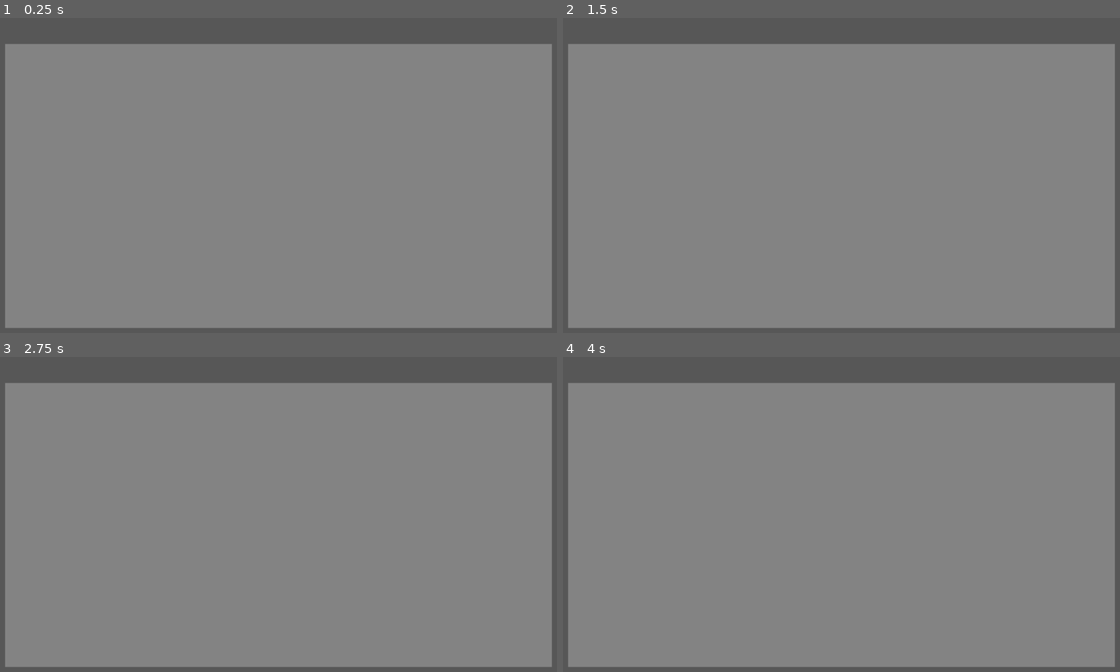
Above: before the commit, frames 1-4 (two rows, left to right).
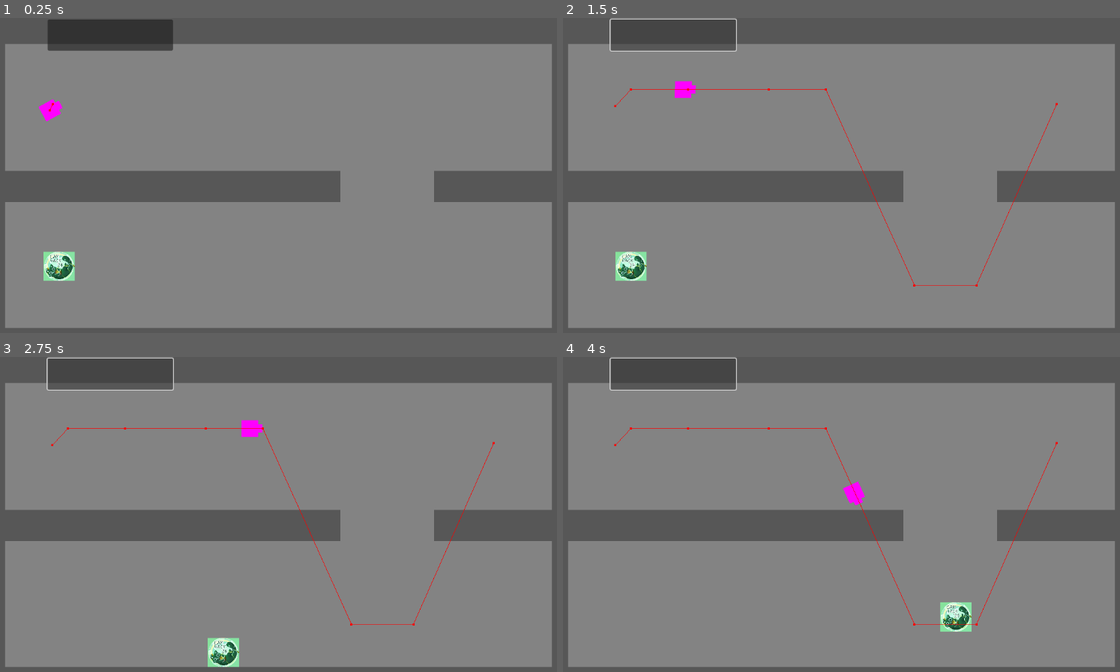
Above: after the commit, the same moments.

Repository: AmirH32/Bot-Or-Not
Game: Godot game, scene res://scenes/world.tscn
Same seed, same stepped clock (60 frames per second), same inputs: the game is played once before the commit and once after it.
Inputs (mouse positions are in pixels of both pictures, inside the frame that each line leads up to):
- Up to frame 1 (0.25 s): no input
- Up to frame 2 (1.5 s): click (674, 33) at 0.52 s; hold Right (ui_right) from 1.28 s (still down)
- Up to frame 3 (2.75 s): release Right (ui_right) at 2.03 s; hold Down (ui_down) from 2.03 s (still down)
- Up to frame 4 (4 s): release Down (ui_down) at 2.78 s; hold Right (ui_right) 2.78-3.53 s; hold Up (ui_up) from 3.53 s (still down)

The runs differ from the first frame. In frame 1, 11% of the frame differs, in the area x 0-100%, y 0-84%; in frame 2, 9.8%; in frame 3, 9.8%; in frame 4, 9.8%.

Commit message:
added two levels and other minor changes

Diff:
--- a/project.godot
+++ b/project.godot
@@ -18,6 +18,10 @@
 [dotnet]
 
 project/assembly_name="Bot Or Not"
+
+[global_group]
+
+navigation_polygon_source_geometry_group=""
 
 [input]
 
--- a/scenes/ai_navigation.tscn
+++ b/scenes/ai_navigation.tscn
@@ -3,13 +3,13 @@
 [ext_resource type="Script" path="res://scripts/ai_movement.gd" id="1_vih7l"]
 
 [sub_resource type="PlaceholderTexture2D" id="PlaceholderTexture2D_buids"]
-size = Vector2(64, 64)
+size = Vector2(32, 32)
 
 [sub_resource type="PlaceholderTexture2D" id="PlaceholderTexture2D_c2y5x"]
-size = Vector2(32, 32)
+size = Vector2(16, 16)
 
 [sub_resource type="CircleShape2D" id="CircleShape2D_xwt0g"]
-radius = 50.0
+radius = 32.0
 
 [node name="AI" type="Node2D" node_paths=PackedStringArray("nav", "human_detector", "human_detector_poly")]
 script = ExtResource("1_vih7l")
@@ -17,12 +17,15 @@
 rot_speed = 3.0
 speed = 400.0
 angle_tolerance = 0.2
-path = Array[Vector2]([Vector2(-500, 0), Vector2(-500, 250), Vector2(500, -100), Vector2(0, 0)])
+path = Array[Vector2]([Vector2(0, 0)])
 human_detector = NodePath("human_detector")
-fov = 1.543
+view_dist = 250.0
+fov = 0.5
 human_detector_poly = NodePath("human_detector/CollisionPolygon2D")
 
 [node name="AI_navigation" type="NavigationAgent2D" parent="."]
+path_desired_distance = 5.0
+target_desired_distance = 5.0
 avoidance_enabled = true
 radius = 100.0
 debug_enabled = true
@@ -32,7 +35,7 @@
 texture = SubResource("PlaceholderTexture2D_buids")
 
 [node name="Sprite2D2" type="Sprite2D" parent="."]
-position = Vector2(32, 0)
+position = Vector2(16, 0)
 texture = SubResource("PlaceholderTexture2D_c2y5x")
 
 [node name="human_detector" type="Area2D" parent="."]
@@ -41,7 +44,7 @@
 monitorable = false
 
 [node name="CollisionPolygon2D" type="CollisionPolygon2D" parent="human_detector"]
-polygon = PackedVector2Array(0, 0, 500, 250, 500, -250)
+polygon = PackedVector2Array(0, 0, 250, -119.856, 250, 119.856)
 
 [node name="human_collider" type="Area2D" parent="."]
 collision_layer = 4
--- a/scenes/levels/level_1.tscn
+++ b/scenes/levels/level_1.tscn
@@ -1,21 +1,35 @@
-[gd_scene load_steps=2 format=3 uid="uid://wll16wcgdkh1"]
+[gd_scene load_steps=6 format=3 uid="uid://dko75ved06bh6"]
 
-[ext_resource type="PackedScene" uid="uid://cvpihc0gxcjfm" path="res://scenes/wall.tscn" id="1_kda31"]
+[ext_resource type="PackedScene" uid="uid://vnwr3jimmylu" path="res://scenes/levels/level_template.tscn" id="1_e3uxy"]
+[ext_resource type="PackedScene" uid="uid://bke0dgo8ox7eu" path="res://scenes/wall.tscn" id="1_kda31"]
+[ext_resource type="PackedScene" uid="uid://bjea43707cf6s" path="res://scenes/ai_navigation.tscn" id="3_arjpn"]
+[ext_resource type="PackedScene" uid="uid://cd7x8bgjuhs50" path="res://scenes/movement.tscn" id="5_7xgdc"]
 
-[node name="Level1" type="Node2D"]
+[sub_resource type="NavigationPolygon" id="NavigationPolygon_gfeo7"]
+vertices = PackedVector2Array(546, 948, 716.43, 1025, 80, 1025, 436, 948, 281, 948, 171, 948, 80, 80, 171, 138, 716.43, 80, 281, 138, 716.43, 586.344, 546, 138, 835.57, 515.656, 835.57, 80, 1865, 80, 1865, 1025, 835.57, 1025, 835.57, 586.344, 716.43, 515.656, 436, 138)
+polygons = Array[PackedInt32Array]([PackedInt32Array(0, 1, 2, 3), PackedInt32Array(4, 3, 2), PackedInt32Array(5, 4, 2), PackedInt32Array(5, 2, 6, 7), PackedInt32Array(7, 6, 8, 9), PackedInt32Array(10, 1, 0, 11), PackedInt32Array(12, 13, 14, 15), PackedInt32Array(15, 16, 17), PackedInt32Array(12, 15, 17, 18), PackedInt32Array(18, 17, 10), PackedInt32Array(18, 10, 11), PackedInt32Array(8, 18, 11), PackedInt32Array(19, 3, 4, 9), PackedInt32Array(19, 9, 8), PackedInt32Array(8, 11, 19)])
+outlines = Array[PackedVector2Array]([PackedVector2Array(28, 28, 1925, 27, 1925, 1085, 19, 1085)])
+source_geometry_mode = 1
+agent_radius = 30.0
 
-[node name="Wall" parent="." instance=ExtResource("1_kda31")]
-position = Vector2(576, 25)
-scale = Vector2(1152, 50)
+[node name="Level1" instance=ExtResource("1_e3uxy")]
 
-[node name="Wall2" parent="." instance=ExtResource("1_kda31")]
-position = Vector2(25, 324)
-scale = Vector2(50, 648)
+[node name="Wall5" parent="." index="4" instance=ExtResource("1_kda31")]
+position = Vector2(355, 325)
+scale = Vector2(680, 60)
 
-[node name="Wall3" parent="." instance=ExtResource("1_kda31")]
-position = Vector2(576, 623)
-scale = Vector2(1152, 50)
+[node name="AI" parent="." index="5" instance=ExtResource("3_arjpn")]
+position = Vector2(136, 178)
+rot_speed = 2.0
+speed = 200.0
+path = Array[Vector2]([Vector2(142, 166), Vector2(990, 166), Vector2(990, 480), Vector2(560, 480)])
 
-[node name="Wall4" parent="." instance=ExtResource("1_kda31")]
-position = Vector2(1127, 324)
-scale = Vector2(50, 648)
+[node name="Wall6" parent="." index="6" instance=ExtResource("1_kda31")]
+position = Vector2(1000, 325)
+scale = Vector2(250, 60)
+
+[node name="NavigationRegion2D" type="NavigationRegion2D" parent="." index="7"]
+navigation_polygon = SubResource("NavigationPolygon_gfeo7")
+
+[node name="Node2D" parent="." index="8" instance=ExtResource("5_7xgdc")]
+position = Vector2(154, 479)
--- /dev/null
+++ b/scenes/levels/level_2.tscn
@@ -0,0 +1,68 @@
+[gd_scene load_steps=6 format=3 uid="uid://bmeh7vx53p8jy"]
+
+[ext_resource type="PackedScene" uid="uid://vnwr3jimmylu" path="res://scenes/levels/level_template.tscn" id="1_01fsc"]
+[ext_resource type="PackedScene" uid="uid://bke0dgo8ox7eu" path="res://scenes/wall.tscn" id="2_s68o3"]
+[ext_resource type="PackedScene" uid="uid://cd7x8bgjuhs50" path="res://scenes/movement.tscn" id="4_jwy16"]
+[ext_resource type="PackedScene" uid="uid://bjea43707cf6s" path="res://scenes/ai_navigation.tscn" id="4_k214p"]
+
+[sub_resource type="NavigationPolygon" id="NavigationPolygon_0larn"]
+vertices = PackedVector2Array(546, 948, 716.43, 1025, 80, 1025, 436, 948, 281, 948, 171, 948, 80, 80, 171, 138, 716.43, 80, 281, 138, 716.43, 586.344, 546, 138, 835.57, 515.656, 835.57, 80, 1865, 80, 1865, 1025, 835.57, 1025, 835.57, 586.344, 716.43, 515.656, 436, 138)
+polygons = Array[PackedInt32Array]([PackedInt32Array(0, 1, 2, 3), PackedInt32Array(4, 3, 2), PackedInt32Array(5, 4, 2), PackedInt32Array(5, 2, 6, 7), PackedInt32Array(7, 6, 8, 9), PackedInt32Array(10, 1, 0, 11), PackedInt32Array(12, 13, 14, 15), PackedInt32Array(15, 16, 17), PackedInt32Array(12, 15, 17, 18), PackedInt32Array(18, 17, 10), PackedInt32Array(18, 10, 11), PackedInt32Array(8, 18, 11), PackedInt32Array(19, 3, 4, 9), PackedInt32Array(19, 9, 8), PackedInt32Array(8, 11, 19)])
+outlines = Array[PackedVector2Array]([PackedVector2Array(28, 28, 1925, 27, 1925, 1085, 19, 1085)])
+source_geometry_mode = 1
+agent_radius = 30.0
+
+[node name="Level1" instance=ExtResource("1_01fsc")]
+
+[node name="Wall" parent="." index="0"]
+position = Vector2(960, 25)
+scale = Vector2(1920, 50)
+
+[node name="Wall2" parent="." index="1"]
+position = Vector2(25, 540)
+scale = Vector2(50, 1080)
+
+[node name="Wall3" parent="." index="2"]
+position = Vector2(960, 1080)
+scale = Vector2(1920, 50)
+
+[node name="Wall4" parent="." index="3"]
+position = Vector2(1920, 540)
+scale = Vector2(50, 1080)
+
+[node name="Wall5" parent="." index="4" instance=ExtResource("2_s68o3")]
+position = Vector2(226, 543)
+scale = Vector2(50, 750)
+
+[node name="Wall6" parent="." index="5" instance=ExtResource("2_s68o3")]
+position = Vector2(491, 543)
+scale = Vector2(50, 750)
+
+[node name="Wall7" parent="." index="6" instance=ExtResource("2_s68o3")]
+position = Vector2(776, 268)
+scale = Vector2(59.133, -435.311)
+
+[node name="Wall8" parent="." index="7" instance=ExtResource("2_s68o3")]
+position = Vector2(776, 834)
+scale = Vector2(59.133, -435.311)
+
+[node name="AI" parent="." index="8" instance=ExtResource("4_k214p")]
+position = Vector2(361, 556)
+path = Array[Vector2]([Vector2(358, 113), Vector2(622, 113), Vector2(486, 980)])
+
+[node name="NavigationRegion2D" type="NavigationRegion2D" parent="." index="9"]
+navigation_polygon = SubResource("NavigationPolygon_0larn")
+
+[node name="Node2D" parent="." index="10" instance=ExtResource("4_jwy16")]
+position = Vector2(123, 569)
+
+[node name="Camera2D" type="Camera2D" parent="Node2D" index="2"]
+position_smoothing_enabled = true
+
+[node name="AI2" parent="." index="11" instance=ExtResource("4_k214p")]
+position = Vector2(980, 950)
+path = Array[Vector2]([Vector2(980, 950), Vector2(980, 150)])
+
+[node name="AI3" parent="." index="12" instance=ExtResource("4_k214p")]
+position = Vector2(1200, 150)
+path = Array[Vector2]([Vector2(1200, 950), Vector2(1200, 150)])
--- /dev/null
+++ b/scenes/levels/level_template.tscn
@@ -0,0 +1,21 @@
+[gd_scene load_steps=2 format=3 uid="uid://vnwr3jimmylu"]
+
+[ext_resource type="PackedScene" uid="uid://bke0dgo8ox7eu" path="res://scenes/wall.tscn" id="1_x50qu"]
+
+[node name="Level1" type="Node2D"]
+
+[node name="Wall" parent="." instance=ExtResource("1_x50qu")]
+position = Vector2(576, 25)
+scale = Vector2(1152, 50)
+
+[node name="Wall2" parent="." instance=ExtResource("1_x50qu")]
+position = Vector2(25, 324)
+scale = Vector2(50, 648)
+
+[node name="Wall3" parent="." instance=ExtResource("1_x50qu")]
+position = Vector2(576, 623)
+scale = Vector2(1152, 50)
+
+[node name="Wall4" parent="." instance=ExtResource("1_x50qu")]
+position = Vector2(1127, 324)
+scale = Vector2(50, 648)
--- a/movement.tscn
+++ b/scenes/movement.tscn
@@ -7,18 +7,9 @@
 [sub_resource type="RectangleShape2D" id="RectangleShape2D_xjtgw"]
 size = Vector2(60, 56)
 
-[node name="Node2D" type="Node2D"]
-
-[node name="CharacterBody2D" type="CharacterBody2D" parent="."]
+[node name="CharacterBody2D" type="CharacterBody2D"]
 collision_layer = 2
 script = ExtResource("1_58tov")
-
-[node name="Sprite2D" type="Sprite2D" parent="CharacterBody2D"]
-scale = Vector2(0.2, 0.2)
-texture = ExtResource("2_14kpq")
-
-[node name="CollisionShape2D" type="CollisionShape2D" parent="CharacterBody2D"]
-shape = SubResource("RectangleShape2D_xjtgw")
 
 [node name="HTTPRequest" type="HTTPRequest" parent="."]
 script = ExtResource("3_sdo5s")
@@ -33,4 +24,11 @@
 offset_right = -0.247986
 offset_bottom = 0.143997
 
+[node name="Sprite2D" type="Sprite2D" parent="."]
+scale = Vector2(0.2, 0.2)
+texture = ExtResource("2_14kpq")
+
+[node name="CollisionShape2D" type="CollisionShape2D" parent="."]
+shape = SubResource("RectangleShape2D_xjtgw")
+
 [connection signal="pressed" from="HTTPRequest/Button" to="HTTPRequest" method="_on_button_funct_pressed"]
--- a/scenes/test_scene_ai_navigations.tscn
+++ b/scenes/test_scene_ai_navigations.tscn
@@ -1,7 +1,7 @@
 [gd_scene load_steps=5 format=3 uid="uid://cgx5c742wyyks"]
 
 [ext_resource type="PackedScene" uid="uid://bjea43707cf6s" path="res://scenes/ai_navigation.tscn" id="1_dfrmv"]
-[ext_resource type="PackedScene" path="res://movement.tscn" id="2_tmo80"]
+[ext_resource type="PackedScene" uid="uid://cd7x8bgjuhs50" path="res://scenes/movement.tscn" id="2_tmo80"]
 
 [sub_resource type="NavigationPolygon" id="NavigationPolygon_lelv0"]
 vertices = PackedVector2Array(259, 550, 992, 283, 992.961, 283, 320.07, 1014.96, 95, -550, 95, -547.289, 87.2734, -563. …(357 unchanged characters)…
--- a/scenes/wall.tscn
+++ b/scenes/wall.tscn
@@ -1,11 +1,11 @@
-[gd_scene load_steps=3 format=3 uid="uid://cvpihc0gxcjfm"]
+[gd_scene load_steps=3 format=3 uid="uid://bke0dgo8ox7eu"]
 
 [ext_resource type="Texture2D" uid="uid://cf7i64c86lrnu" path="res://textures/wall.png" id="1_sm3wa"]
 
 [sub_resource type="RectangleShape2D" id="RectangleShape2D_icelg"]
 size = Vector2(1, 1)
 
-[node name="Wall" type="StaticBody2D"]
+[node name="Wall" type="StaticBody2D" groups=["navigation_polygon_source_geometry_group"]]
 metadata/_edit_group_ = true
 
 [node name="CollisionShape2D" type="CollisionShape2D" parent="."]
--- a/scripts/ai_movement.gd
+++ b/scripts/ai_movement.gd
@@ -1,3 +1,4 @@
+@tool
 extends Node2D
 
 @export var nav : NavigationAgent2D
@@ -8,7 +9,7 @@
 @export var human_detector : Area2D
 @export var xrayvision : bool = false
 @export var view_dist : float = 500
-@export_range(0, 6) var fov : float = 90
+@export_range(0, 1.53) var fov : float = 90
 @export var human_detector_poly : CollisionPolygon2D
 var hostile = true
 var current_path : int
@@ -23,6 +24,9 @@
 
 # Called every frame. 'delta' is the elapsed time since the previous frame.
 func _process(delta: float) -> void:
+	if Engine.is_editor_hint():
+		human_detector_poly.polygon = PackedVector2Array([Vector2(0, 0), Vector2(view_dist, -view_dist*sin(fov)), Vector2(view_dist, view_dist*sin(fov))])
+		return
 	if (hostile and human_detector.has_overlapping_bodies()):
 		print("target acquired")
 		var space_state = get_world_2d().direct_space_state
